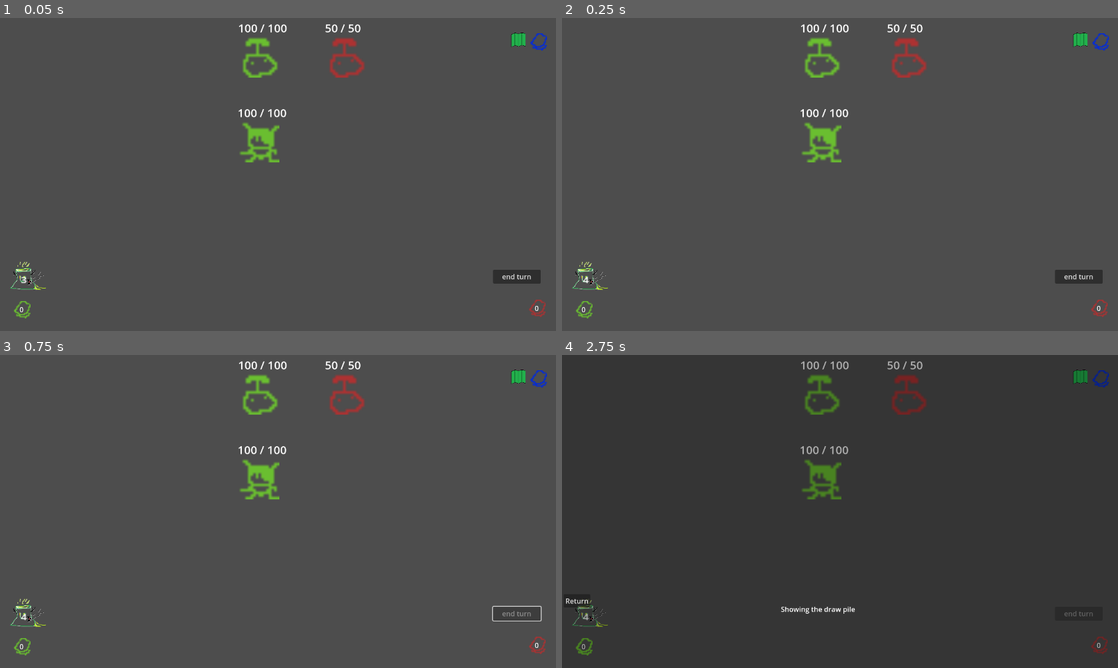
Above: before the commit, frames 1-4 (two rows, left to right).
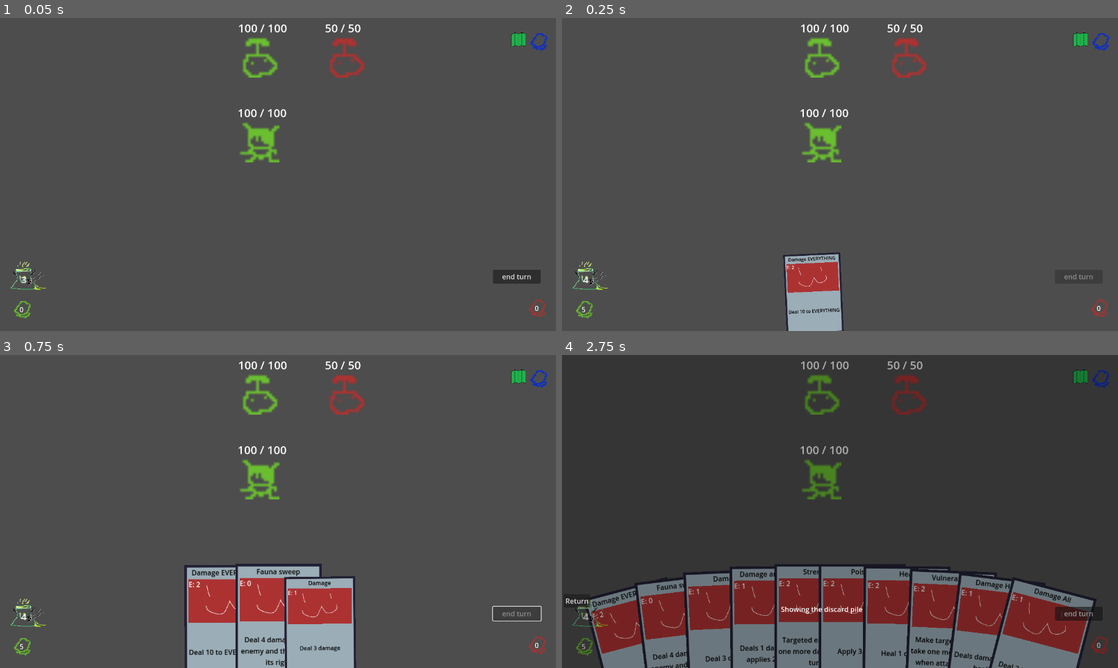
Above: after the commit, the same moments.

Repository: Saplings-Projects/1M_sub
Game: Godot game, scene res://#Scenes/TestingScene.tscn
Same seed, same stepped clock (60 frames per second), same inputs: the game is played once before the commit and once after it.
Inputs (mouse positions are in pixels of both pictures, inside the frame that each line leads up to):
- Up to frame 1 (0.05 s): no input
- Up to frame 2 (0.25 s): no input
- Up to frame 3 (0.75 s): click (517, 614) at 0.5 s, where only the run before the commit has a clickable "end turn"
- Up to frame 4 (2.75 s): click "0" at 1.25 s; click (645, 642) at 2.02 s

Frame 1 is identical in both runs. In frame 2, 2.5% of the frame differs, in the area x 3-96%, y 74-100%; in frame 3, 9.8%; in frame 4, 26%, in the area x 3-97%, y 66-100%.
Error before the commit: Parse Error: Identifier "Enums" not declared in the current scope. (res://Cards/CardMovementComponent.gd:17)

Commit message:
fix merge conflicts

Diff:
--- a/Cards/CardContainer.gd
+++ b/Cards/CardContainer.gd
@@ -81,7 +81,7 @@
 
 
 func set_active_card(card: CardWorld) -> void:
-	card.get_card_movement_component().set_movement_state(Enums.CardMovementState.PLAYING)
+	card.get_card_movement_component().set_movement_state(GlobalEnums.CardMovementState.PLAYING)
 	_active_card = card
 
 
@@ -349,13 +349,13 @@
 
 func _on_card_hovering(card: CardWorld) -> void:
 	if !is_card_queued() and !are_cards_active():
-		card.get_card_movement_component().set_movement_state(Enums.CardMovementState.HOVERED)
+		card.get_card_movement_component().set_movement_state(GlobalEnums.CardMovementState.HOVERED)
 		_focus_card(card)
 
 
 func _on_card_unhovered(card: CardWorld) -> void:
 	if !is_card_queued() and !are_cards_active():
-		card.get_card_movement_component().set_movement_state(Enums.CardMovementState.IN_HAND)
+		card.get_card_movement_component().set_movement_state(GlobalEnums.CardMovementState.IN_HAND)
 		_unfocus_card(card)
 
 
--- a/Cards/CardMovementComponent.gd
+++ b/Cards/CardMovementComponent.gd
@@ -14,13 +14,13 @@
 
 # Map each enum to a CardMovementState Resource
 var _state_mapping: Dictionary = {
-	Enums.CardMovementState.NONE: null,
-	Enums.CardMovementState.MOVING_TO_HAND: MoveState_MovingToHand.new(),
-	Enums.CardMovementState.IN_HAND: MoveState_InHand.new(),
-	Enums.CardMovementState.DISCARDING: MoveState_Discarding.new(),
-	Enums.CardMovementState.HOVERED: MoveState_Hovered.new(),
-	Enums.CardMovementState.QUEUED: MoveState_Queued.new(),
-	Enums.CardMovementState.PLAYING: MoveState_Playing.new(),
+	GlobalEnums.CardMovementState.NONE: null,
+	GlobalEnums.CardMovementState.MOVING_TO_HAND: MoveState_MovingToHand.new(),
+	GlobalEnums.CardMovementState.IN_HAND: MoveState_InHand.new(),
+	GlobalEnums.CardMovementState.DISCARDING: MoveState_Discarding.new(),
+	GlobalEnums.CardMovementState.HOVERED: MoveState_Hovered.new(),
+	GlobalEnums.CardMovementState.QUEUED: MoveState_Queued.new(),
+	GlobalEnums.CardMovementState.PLAYING: MoveState_Playing.new(),
 }
 
 
